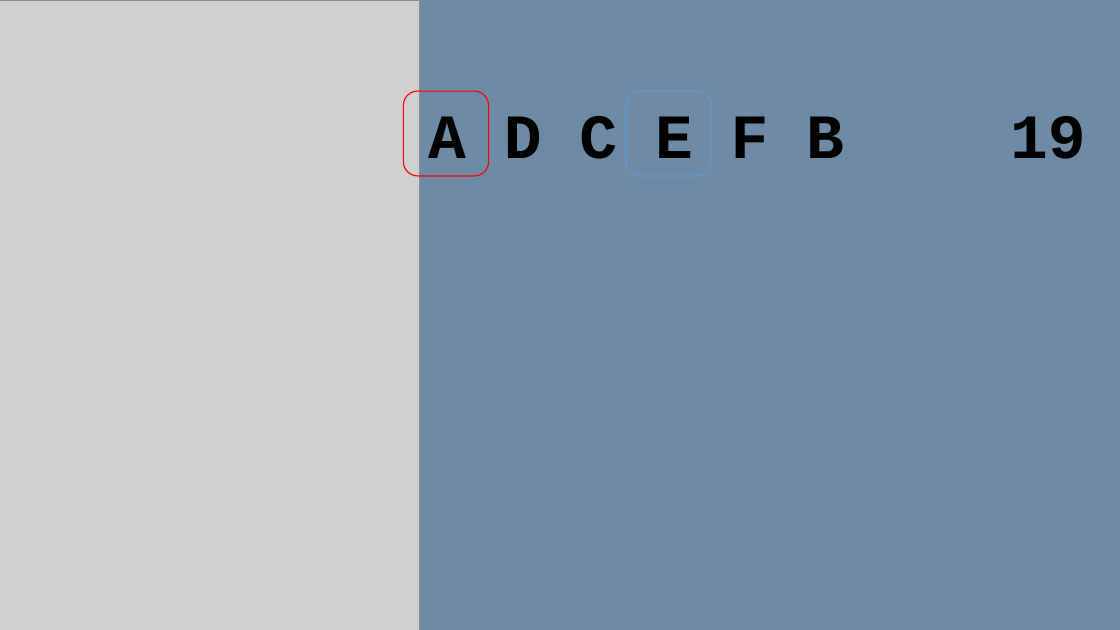
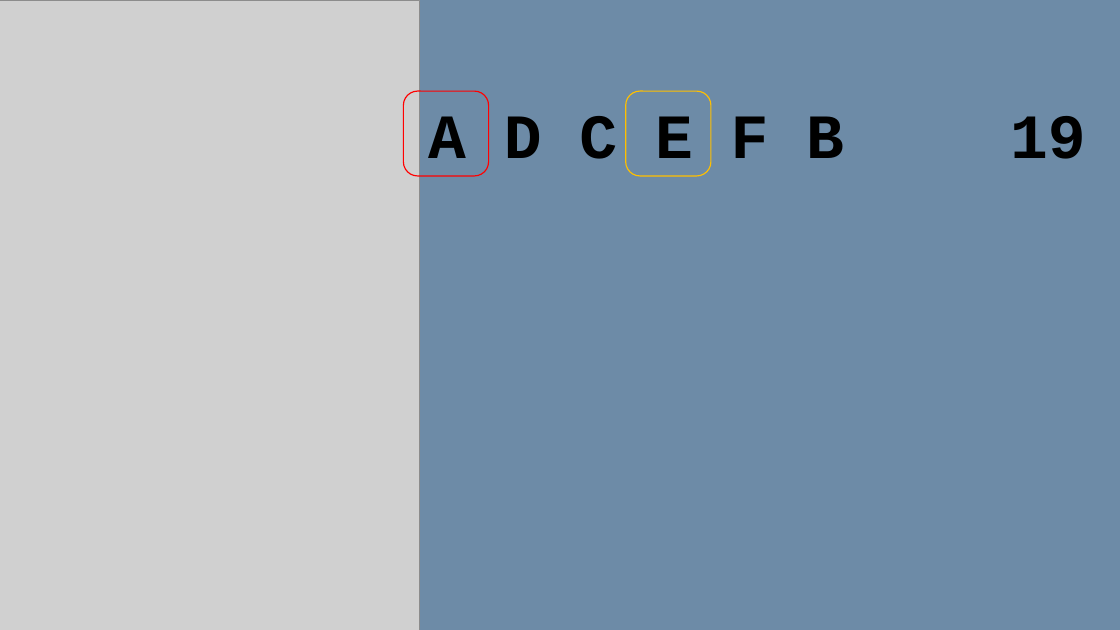
Before and after one commit to depperm/TSP, a slide deck: slide 13 of smallAnimation.pptx. Drawn at 1120x630 pixels with LibreOffice and Linux fonts; fonts in the diff are those of the drawing; grey boxes stand for pictures. Boxes give left, top, right and bottom in pixels: in the first picture for what was removed or moved away, otherwise in the second. Text is boxed around its words. In the diff, an @@ line names an element or a change of style, - is before the commit and + after.

```diff
--- a/smallAnimation.pptx
+++ b/smallAnimation.pptx
@@ rounded rectangle at bbox=[626, 91, 711, 176]: outline #5B9BD5 1 pt to #FFC000 1 pt @@
```
Also in this commit, not shown: 9 other slides changed, 1 other file.
